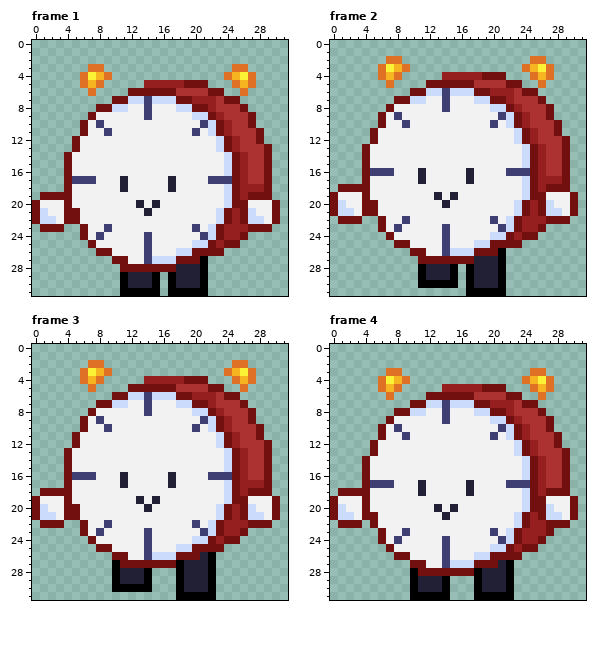
File history of a pixel-art file, Aseprite/ClockWalking.aseprite. The picture above is the old version.
32x32 pixels, 8 frames. Shown: frame 1, frame 2, frame 3, frame 4. The commit also changed other frames, which this record leaves out.
The result:
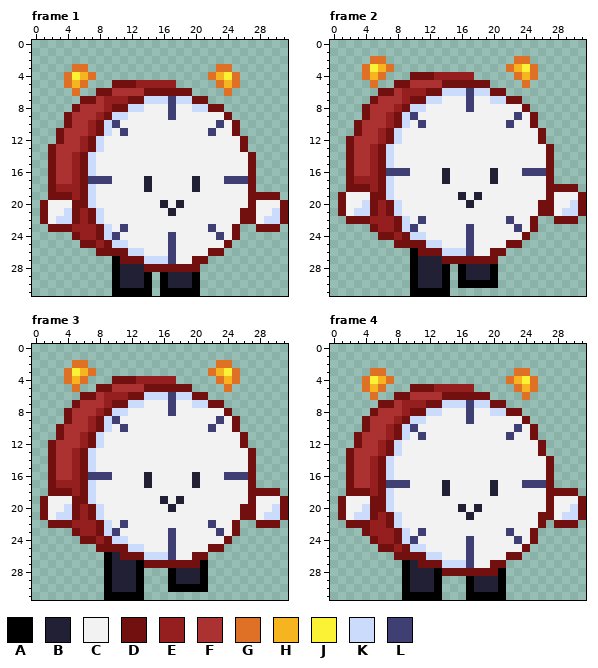
Palette (. is transparent): A #000000  B #222034  C #f2f2f2  D #720f0f  E #951e1e  F #ac3232  G #df7126  H #f6b520  J #fbf236  K #cbdbfc  L #3f3f74
Change:
Changed rows in their new state; - is an unchanged pixel.
Frame 1, layers "Manos", "Cuerpo", "Pies":
first column x 0:
 3 -----GG..--------------GG..-----
 4 ----GJHG..------------GHJG..----
 5 ----GH-..-DDDE----....-GH-..----
 6 -----G-.DDFFFF----DD....G-.-----
 7 ------DDFEEEDDK--LKKDD....------
 8 -----DFFFEDDKKC--LCCKKDD...-----
 9 ----DFFFEDKK--C--L--CCCCD...----
10 ----DFFEDKL----------CCLCD..----
11 ---DFFFEDK-L--------C-LCCD...---
12 ---DFFEDK--------------CCCD..---
13 --DFFFEDK--------------CCCD...--
14 --DFFEDK----------------CCCD..--
15 --DFFEDK----------------CCCD..--
16 --DFFEDK----------------CCCD..--
17 --DFFED-LL-C--B--C--B-CC-LLD..--
18 --DEEEDK---C--B--C--B---CCCD..--
19 -.---EDK----------------CCC---D-
20 .D--CDDK-----C-CB-B-----CCCD--CD
21 .D--K-EDK-----C--B-----CCC-D--KD
22 .DCKK-EDK--------------CCC-DCKKD
23 -.--DEEEDK-L--------C-LCCD..--D-
24 -----DEEDKL---C--L---CCLCD.-----
25 ------D-EDKK--C--L--CCCC-.------
26 ----------DDKKC--LCCCC----------
27 ----------A-DDK--LCC-D----------
28 ----------ABBB----DDD.----------
29 ----------AB--A.AB--A.----------
30 ----------AB--A.AB--A.----------
31 ----------A----.A----.----------
Frame 2, layers "Manos", "Cuerpo", "Pies":
first column x 0:
 2 -----GG..--------------GG..-----
 3 ----GJHG..------------GHJG..----
 4 ----GH-..-DDDE----....-GH-..----
 5 -----G-.DDFFFF----DD....G-.-----
 6 ------DDFEEEDDK--LKKDD....------
 7 -----DFFFEDDKKC--LCCKKDD...-----
 8 ----DFFFEDKK--C--L--CCCCD...----
 9 ----DFFEDKL----------CCLCD..----
10 ---DFFFEDK-L--------C-LCCD...---
11 ---DFFEDK--------------CCCD..---
12 --DFFFEDK--------------CCCD...--
13 --DFFEDK----------------CCCD..--
14 --DFFEDK----------------CCCD..--
15 --DFFEDK----------------CCCD..--
16 --DFFED-LL-C--B--C--B-CC-LLD..--
17 --DEEEDK---C--B--C--B---CCCD..--
18 -.---EDK----------------CCC---D-
19 .D--CDDK-----C-CB-B-----CCCD--CD
20 .D--K-EDK-----C--B-----CCC-D--KD
21 .DCKK-EDK--------------CCC-DCKKD
22 -.--DEEEDK-L--------C-LCCD..--D-
23 -----DEEDKL---C--L---CCLCD.-----
24 ------D-EDKK--C--L--CCCC-.------
25 ----------DDKKC--LCCCC----------
26 ----------A-DDK--LCC-D----------
27 ----------ABBB----DDD.----------
28 ----------AB--A.AB--A.----------
29 ----------AB--A.AB--A.----------
30 ----------ABBB-.A-AAA.----------
31 ----------AAAAA--.....----------
Frame 3, layers "Manos", "Cuerpo", "Pies":
first column x 0:
 2 -----GG..--------------GG..-----
 3 ----GJHG..------------GHJG..----
 4 ----GH-..-DDDE----....-GH-..----
 5 -----G-.DDFFFF----DD....G-.-----
 6 ------DDFEEEDDK--LKKDD....------
 7 -----DFFFEDDKKC--LCCKKDD...-----
 8 ----DFFFEDKK--C--L--CCCCD...----
 9 ----DFFEDKL----------CCLCD..----
10 ---DFFFEDK-L--------C-LCCD...---
11 ---DFFEDK--------------CCCD..---
12 --DFFFEDK--------------CCCD...--
13 --DFFEDK----------------CCCD..--
14 --DFFEDK----------------CCCD..--
15 --DFFEDK----------------CCCD..--
16 --DFFED-LL-C--B--C--B-CC-LLD..--
17 --DEEEDK---C--B--C--B---CCCD..--
18 -.---EDK----------------CCC---D-
19 .D--CDDK-----C-CB-B-----CCCD--CD
20 .D--K-EDK-----C--B-----CCC-D--KD
21 .DCKK-EDK--------------CCC-DCKKD
22 -.--DEEEDK-L--------C-LCCD..--D-
23 -----DEEDKL---C--L---CCLCD.-----
24 ------D-EDKK--C--L--CCCC-.------
25 ----------DDKKC--LCCCC----------
26 ---------AB-DDK--LCC-D.---------
27 ---------ABBBA----DDDA.---------
28 ---------AB--A.--AB--A.---------
29 ---------AB--A.--AB--A.---------
30 ---------ABBB-.--A-AAA.---------
31 ---------AAAAA----.....---------
Frame 4, layers "Manos", "Cuerpo", "Pies":
first column x 0:
 3 -----GG..--------------GG..-----
 4 ----GJHG..------------GHJG..----
 5 ----GH-..-DDDE----....-GH-..----
 6 -----G-.DDFFFF----DD....G-.-----
 7 ------DDFEEEDDK--LKKDD....------
 8 -----DFFFEDDKKC--LCCKKDD...-----
 9 ----DFFFEDKK--C--L--CCCCD...----
10 ----DFFEDKL----------CCLCD..----
11 ---DFFFEDK-L--------C-LCCD...---
12 ---DFFEDK--------------CCCD..---
13 --DFFFEDK--------------CCCD...--
14 --DFFEDK----------------CCCD..--
15 --DFFEDK----------------CCCD..--
16 --DFFEDK----------------CCCD..--
17 --DFFED-LL-C--B--C--B-CC-LLD..--
18 -.---EDK---C--B--C--B---CCC---D-
19 .D--CDDK----------------CCCD--CD
20 .D--KDDK-----C-CB-B-----CCCD--KD
21 .DCKK-EDK-----C--B-----CCC-DCKKD
22 -.--DEEDK--------------CCCD.--D-
23 ----DEEEDK-L--------C-LCCD..----
24 -----DEEDKL---C--L---CCLCD.-----
25 ------D-EDKK--C--L--CCCC-.------
26 ----------DDKKC--LCCCC----------
27 ---------AB-DDK--LCC-D.---------
28 ---------ABBBA----DDDA.---------
29 ---------AB--A.--AB--A.---------
30 ---------AB--A.--AB--A.---------
31 ---------A----.--A----.---------
Boxes around the changes in both pictures, in picture pixels (x1, y1, x2, y2):
changed: (32, 64, 288, 296)
changed: (330, 56, 586, 296)
changed: (32, 360, 288, 600)
changed: (330, 368, 586, 600)
